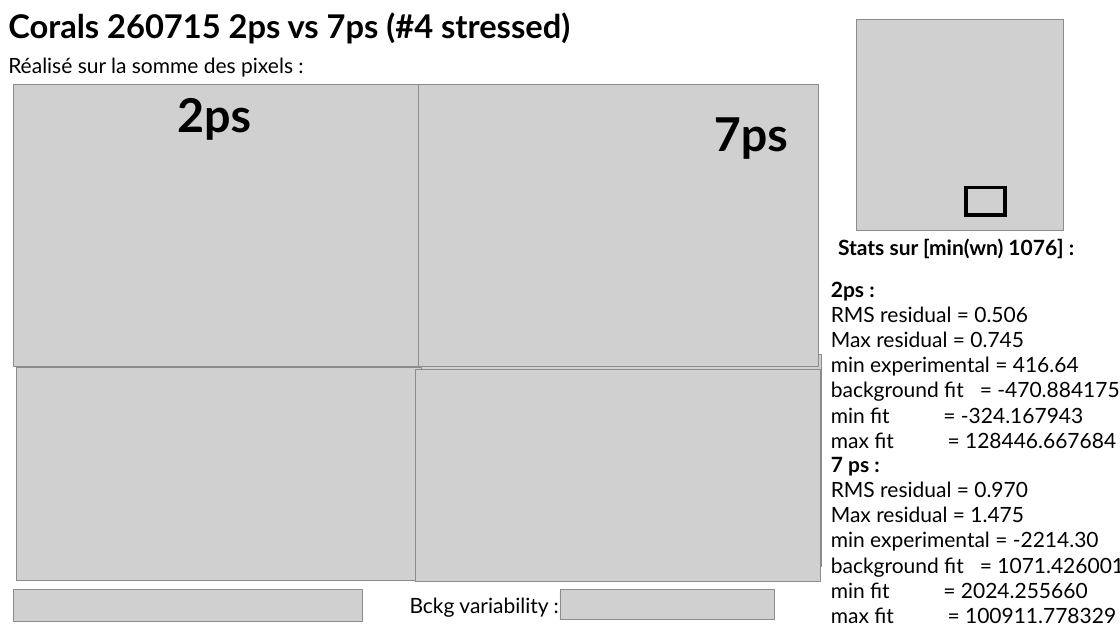
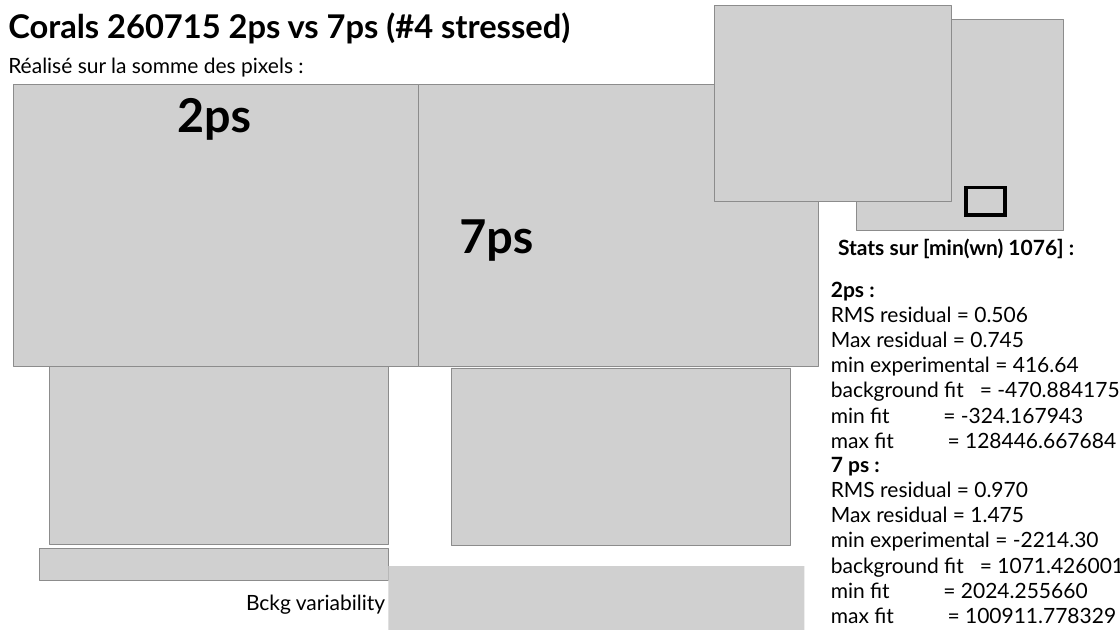
Before and after one commit to sachabuc/SRS_analysis, a slide deck: slide 15 of meetings/reu_151026_figures_papiers.pptx (slide 19 before the commit). Drawn at 1120x630 pixels with LibreOffice and Linux fonts; fonts in the diff are those of the drawing; grey boxes stand for pictures. Boxes give left, top, right and bottom in pixels: in the first picture for what was removed or moved away, otherwise in the second. Text is boxed around its words. In the diff, an @@ line names an element or a change of style, - is before the commit and + after.

```diff
--- a/meetings/reu_151026_figures_papiers.pptx
+++ b/meetings/reu_151026_figures_papiers.pptx
@@ picture added at [715, 5, 952, 201] @@
@@ text "7ps": place and size @@
-text "7ps" at [714, 117, 788, 159]
+text "7ps" at [459, 219, 533, 261]
@@ picture removed at [18, 353, 423, 565] @@
@@ picture removed at [417, 355, 822, 567] @@
@@ picture: place and size @@
-picture at [17, 368, 422, 580]
+picture at [50, 366, 389, 544]
@@ picture: place and size @@
-picture at [416, 370, 821, 582]
+picture at [451, 368, 791, 545]
@@ picture: place and size @@
-picture at [13, 590, 362, 622]
+picture at [39, 549, 388, 581]
@@ picture added at [388, 566, 804, 630] @@
@@ text "Bckg variability :": place and size @@
-text "Bckg variability :" at [410, 597, 548, 617]
+text "Bckg variability :" at [246, 594, 385, 614]
@@ picture removed at [560, 590, 775, 620] @@
```
Also in this commit, not shown: 9 other slides changed, 3 slides added, 6 slides removed, 13 other files.
